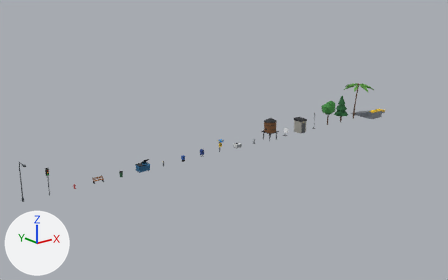
The glTF model public/assets/props.glb: old version first, new version second.
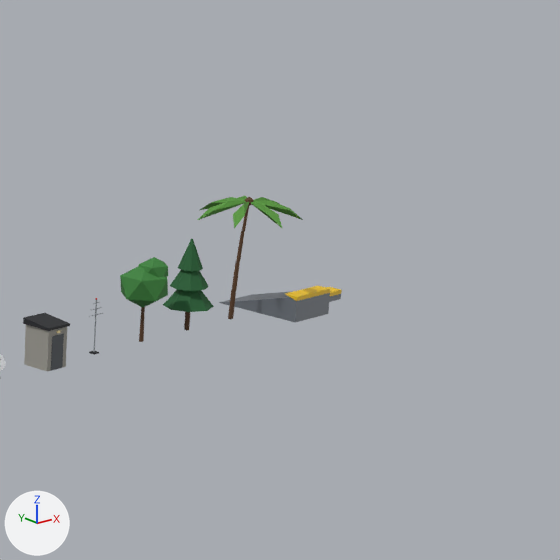
Each version appears first whole from a 50 mm lens placed at (-29.0, -82.4, 35.0), pointed at (40.0, 3.9, 0.5), and next in a close-up on the part from 64% to 100% of the width and 10% to 67% of the height. The axes (+X, +Y, +Z) are drawn at lower left. The lights are the same throughout. The last two pictures show the newer version. Where no turn or scale is listed for an object, it has been applied to the vertices.

Names of what the first close-up shows: 'ramp_deck', 'rooftop_door_hut', 'tree_round_canopy', 'tree_tall_cone0' and 23 more.
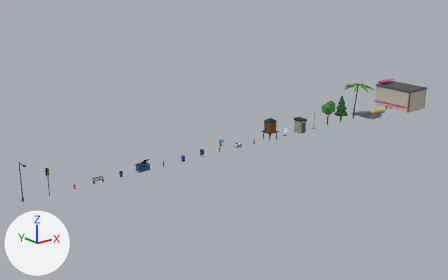
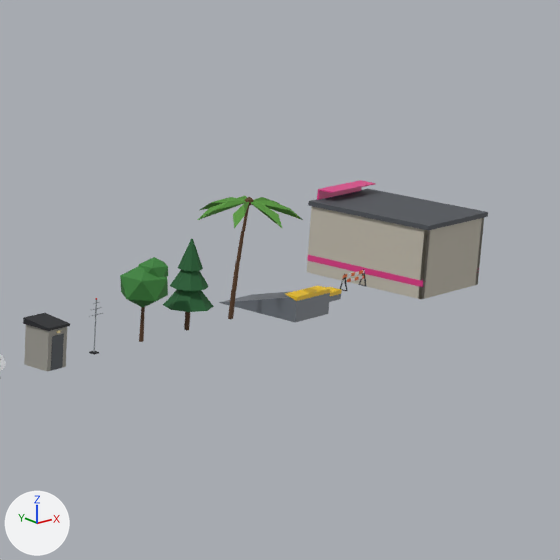
Not visible in the close-ups: 'spray_booth_stripe+1'.

What changed in the scene script:
```text
Add mat_booth_wall:
    mat_booth_wall = principled_material('booth_wall')
    mat_booth_wall.base_color = (0.552, 0.515, 0.434)  # light grey #c4beb0
    mat_booth_wall.roughness = 0.9
Add mat_spray_sign:
    mat_spray_sign = principled_material('spray_sign')
    mat_spray_sign.base_color = (0.791, 0.0452, 0.262)  # pink #e63c8c
    mat_spray_sign.roughness = 0.4
Add mat_booth_roof:
    mat_booth_roof = principled_material('booth_roof')
    mat_booth_roof.base_color = (0.0802, 0.0887, 0.102)  # dark grey #50545a
    mat_booth_roof.roughness = 0.7
Add me_cube_083:
    me_cube_083.from_pydata(...)  # a box spanning x -0.12..0.12, y -4.5..4.5, z -2.25..2.25
    me_cube_083.materials.append(mat_booth_wall)  # light grey #c4beb0
Add me_cube_084:
    me_cube_084.from_pydata(...)  # a box spanning x -0.14..0.14, y -4.5..4.5, z -0.2..0.2
    me_cube_084.materials.append(mat_spray_sign)  # pink #e63c8c
Add me_cube_081:
    me_cube_081.from_pydata(...)  # a box spanning x -2.25..2.25, y -0.6..0.6, z -0.04..0.04
    me_cube_081.materials.append(mat_spray_sign)  # pink #e63c8c
Add me_cube_080:
    me_cube_080.from_pydata(...)  # a box spanning x -2.25..2.25, y -0.08..0.08, z -0.45..0.45
    me_cube_080.materials.append(mat_spray_sign)  # pink #e63c8c
Add me_cube_078:
    me_cube_078.from_pydata(...)  # a box spanning x -3.15..3.15, y -4.65..4.65, z -0.15..0.15
    me_cube_078.materials.append(mat_booth_roof)  # dark grey #50545a
Add me_cube_077:
    me_cube_077.from_pydata(...)  # a box spanning x -3.0..3.0, y -0.12..0.12, z -2.25..2.25
    me_cube_077.materials.append(mat_booth_wall)  # light grey #c4beb0
Add ob_spray_booth_wall_1_1:
    ob_spray_booth_wall_1_1 = bpy.data.objects.new('spray_booth_wall-1', me_cube_083)
    ob_spray_booth_wall_1_1.location = (85.12, 0.0, 2.25)
Add ob_spray_booth_wall_1:
    ob_spray_booth_wall_1 = bpy.data.objects.new('spray_booth_wall+1', me_cube_083.copy())
    ob_spray_booth_wall_1.location = (90.88, 0.0, 2.25)
Add ob_spray_booth_stripe_1_1:
    ob_spray_booth_stripe_1_1 = bpy.data.objects.new('spray_booth_stripe-1', me_cube_084)
    ob_spray_booth_stripe_1_1.location = (85.12, 0.0, 1.0)
Add ob_spray_booth_stripe_1:
    ob_spray_booth_stripe_1 = bpy.data.objects.new('spray_booth_stripe+1', me_cube_084.copy())
    ob_spray_booth_stripe_1.location = (90.88, 0.0, 1.0)
Add ob_spray_booth_signtop:
    ob_spray_booth_signtop = bpy.data.objects.new('spray_booth_signtop', me_cube_081)
    ob_spray_booth_signtop.location = (88.0, 4.05, 5.44)
Add ob_spray_booth_sign:
    ob_spray_booth_sign = bpy.data.objects.new('spray_booth_sign', me_cube_080)
    ob_spray_booth_sign.location = (88.0, 4.6, 4.95)
Add ob_spray_booth_roof:
    ob_spray_booth_roof = bpy.data.objects.new('spray_booth_roof', me_cube_078)
    ob_spray_booth_roof.location = (88.0, 0.0, 4.65)
Add ob_spray_booth_back:
    ob_spray_booth_back = bpy.data.objects.new('spray_booth_back', me_cube_077)
    ob_spray_booth_back.location = (88.0, -4.38, 2.25)
```

Boxes (x1, y1, x2, y2) around the edits, measured in the close-ups (560 x 560 px):
'spray_booth_wall-1', added: after (307, 206, 430, 299)
'spray_booth_roof', added: after (308, 189, 488, 231)
'spray_booth_back', added: after (418, 218, 484, 299)
'spray_booth_stripe-1', added (pink): after (307, 255, 425, 287)
'spray_booth_signtop', added: after (318, 180, 375, 193)
'spray_booth_sign', added: after (317, 187, 362, 199)
'spray_booth_wall+1', added: after (475, 218, 484, 285)
